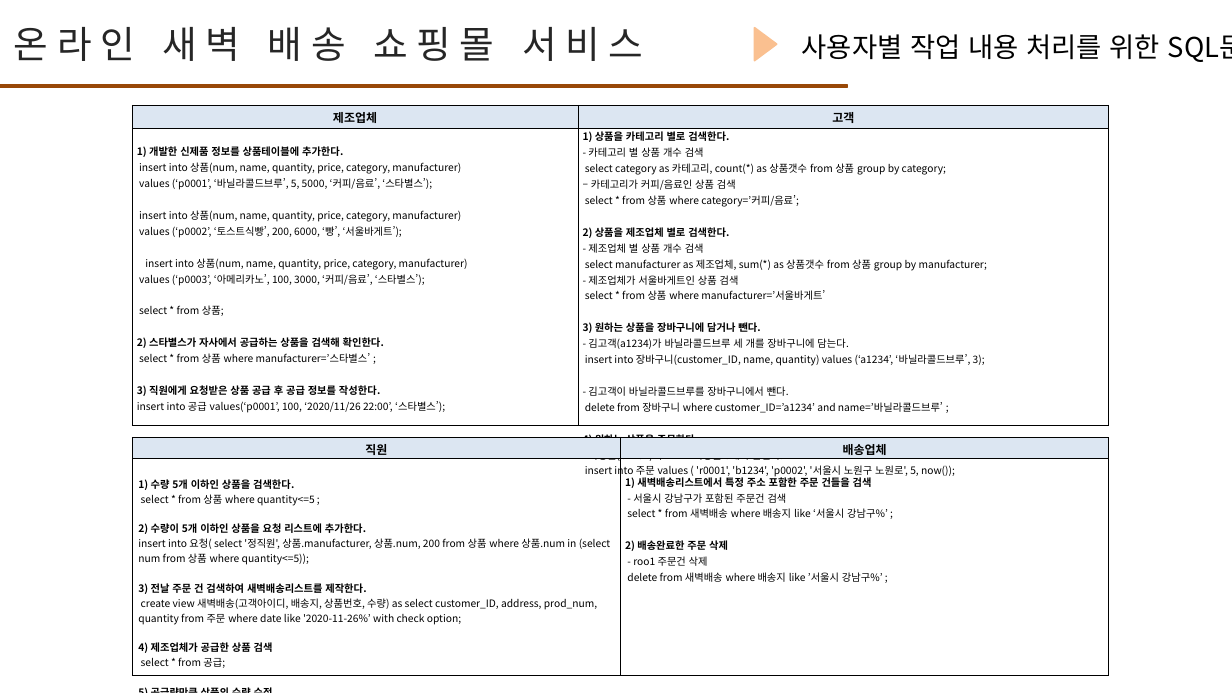
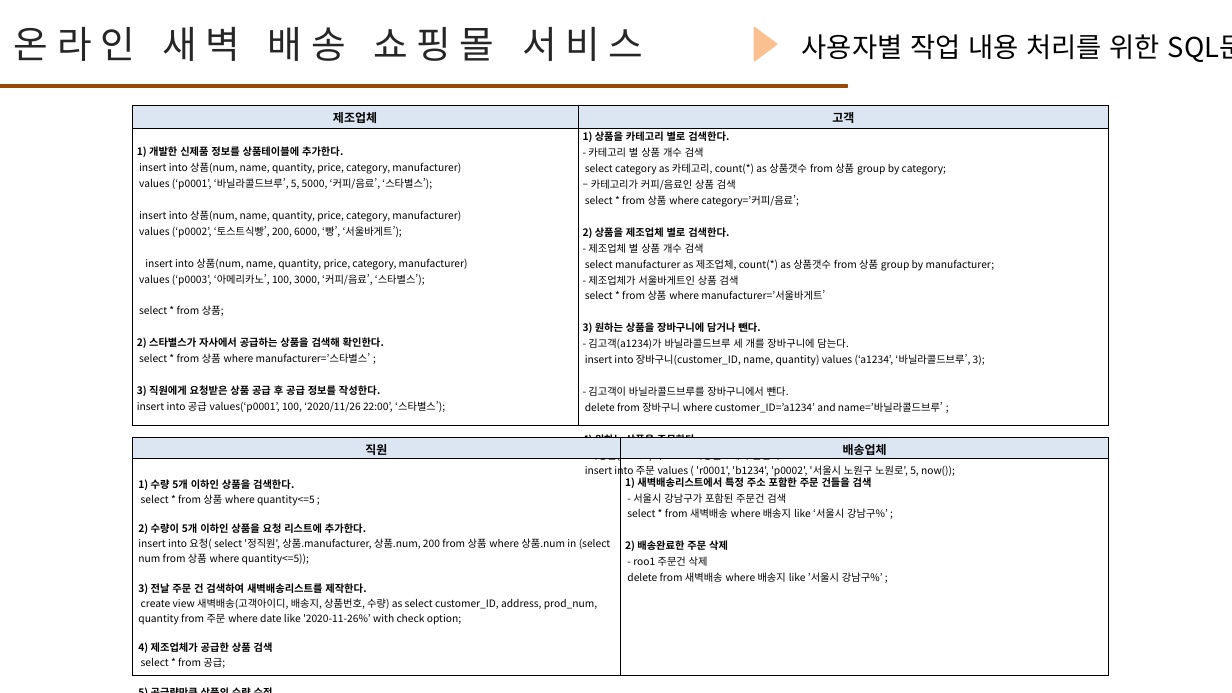
Before and after one commit to jyoon1421/db202002, a slide deck: slide 10 of TermProject/텀프로젝트발표_2018112197이정윤.pptx. Drawn at 1232x693 pixels with LibreOffice and Linux fonts; fonts in the diff are those of the drawing. Boxes give left, top, right and bottom in pixels: in the first picture for what was removed or moved away, otherwise in the second. Text is boxed around its words. In the diff, an @@ line names an element or a change of style, - is before the commit and + after.

```diff
--- a/TermProject/텀프로젝트발표_2018112197이정윤.pptx
+++ b/TermProject/텀프로젝트발표_2018112197이정윤.pptx
@@ table at [132, 105, 1109, 657] @@
-row 2, column 2: 1) 상품을 카테고리 별로 검색한다. / - 카테고리 별 상품 개수 검색 / select category as 카테고리, count(*) as 상품갯수 from 상품 group by category; / – 카테고리가 커피/음료인 상품 검색 / select * from 상품 where category=’커피/음료’; / 2) 상품을 제조업체 별로 검색한다. / - 제조업체 별 상품 개수 검색 / select manufacturer as 제조업체, sum(*) as 상품갯수 from 상품 group by manufacturer; / - 제조업체가 서울바게트인 상품 검색 / select * from 상품 where manufacturer=’서울바게트’ / 3) 원하는 상품을 장바구니에 담거나 뺀다. / - 김고객(a1234)가 바닐라콜드브루 세 개를 장바구니에 담는다. / insert into 장바구니(customer_ID, name, quantity) values (‘a1234’, ‘바닐라콜드브루’, 3); / - 김고객이 바닐라콜드브루를 장바구니에서 뺀다. / delete from 장바구니 where customer_ID=’a1234’ and name=’바닐라콜드브루’ ; / 4) 원하는 상품을 주문한다. / - 이정윤(b1234)이 토스트식빵을 5개 주문한다. / insert into 주문 values ( 'r0001', 'b1234', 'p0002', '서울시 노원구 노원로', 5, now());
+row 2, column 2: 1) 상품을 카테고리 별로 검색한다. / - 카테고리 별 상품 개수 검색 / select category as 카테고리, count(*) as 상품갯수 from 상품 group by category; / – 카테고리가 커피/음료인 상품 검색 / select * from 상품 where category=’커피/음료’; / 2) 상품을 제조업체 별로 검색한다. / - 제조업체 별 상품 개수 검색 / select manufacturer as 제조업체, count(*) as 상품갯수 from 상품 group by manufacturer; / - 제조업체가 서울바게트인 상품 검색 / select * from 상품 where manufacturer=’서울바게트’ / 3) 원하는 상품을 장바구니에 담거나 뺀다. / - 김고객(a1234)가 바닐라콜드브루 세 개를 장바구니에 담는다. / insert into 장바구니(customer_ID, name, quantity) values (‘a1234’, ‘바닐라콜드브루’, 3); / - 김고객이 바닐라콜드브루를 장바구니에서 뺀다. / delete from 장바구니 where customer_ID=’a1234’ and name=’바닐라콜드브루’ ; / 4) 원하는 상품을 주문한다. / - 이정윤(b1234)이 토스트식빵을 5개 주문한다. / insert into 주문 values ( 'r0001', 'b1234', 'p0002', '서울시 노원구 노원로', 5, now());
```
